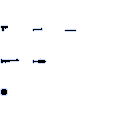
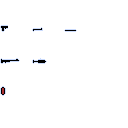
Before/after of a 128×128 layered artwork. What changed in the layer stack:
painted on "Layer 2" over (0, 86, 8, 96)
